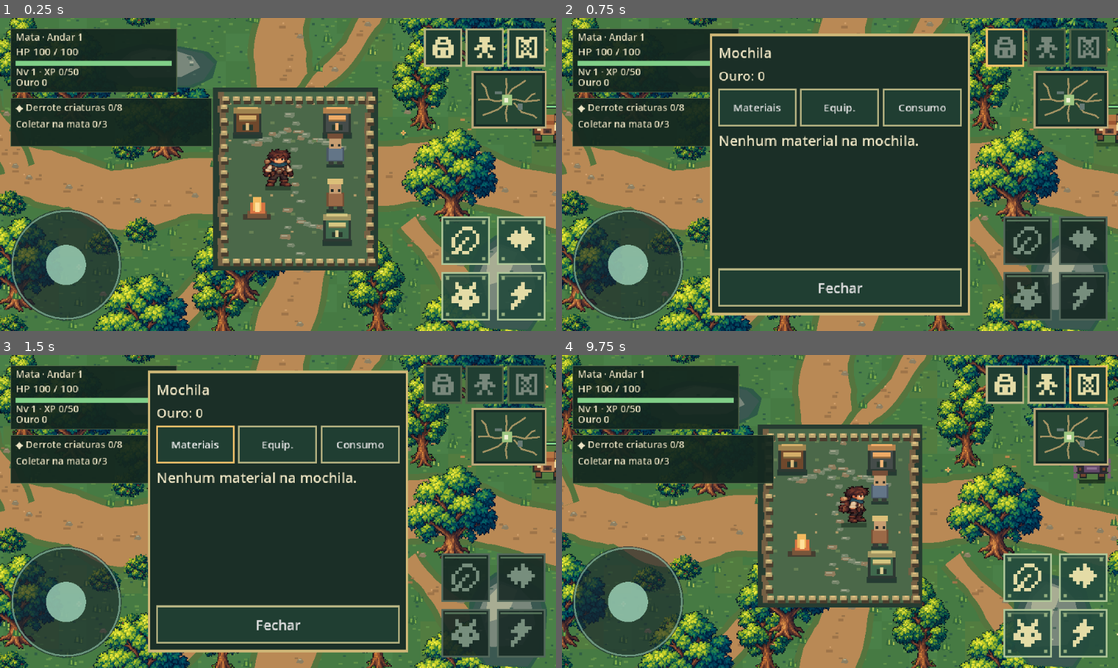
Above: before the commit, frames 1-4 (two rows, left to right).
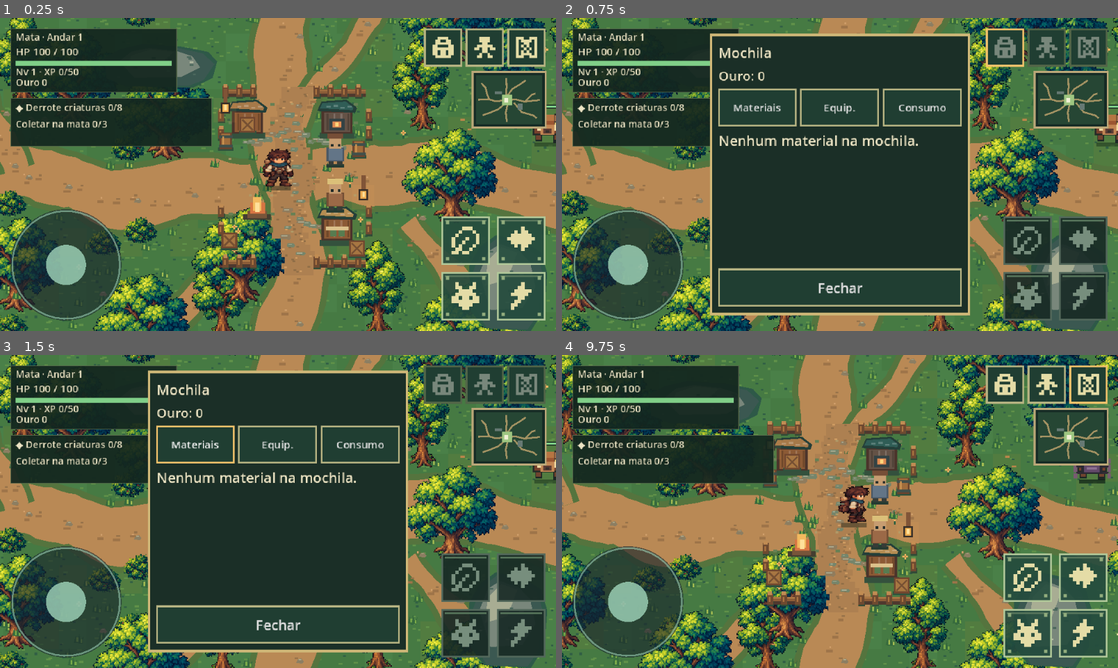
Above: after the commit, the same moments.

Repository: thiagohugo12-dotcom/arveon
Game: Godot game, scene res://scenes/main.tscn
Same seed, same stepped clock (60 frames per second), same inputs: the game is played once before the commit and once after it.
Inputs (mouse positions are in pixels of both pictures, inside the frame that each line leads up to):
- Up to frame 1 (0.25 s): no input
- Up to frame 2 (0.75 s): click (1006, 46) at 0.52 s
- Up to frame 3 (1.5 s): click "Materiais" at 1.25 s
- Up to frame 4 (9.75 s): click "Equip." at 2 s; click "Consumo" at 2.75 s; click "Fechar" at 3.5 s; click (1045, 383) at 4.27 s; click "Personagem" at 5 s; click "Habilidades" at 5.75 s; click "Fechar · C / Esc" at 6.5 s; click (1090, 383) at 7.27 s; tap Enter at 8 s; drag from (628, 602) to (895, 442) at 8.02 s; drag from (1029, 577) to (812, 574) at 8.77 s; tap Space at 9.5 s; move the mouse to (1084, 577) at 9.52 s; hold D (move_right) from 9.53 s (still down); hold E (interact) from 9.53 s (still down); click (1084, 577) at 9.67 s

The runs differ from the first frame. In frame 1, 13% of the frame differs, in the area x 38-68%, y 21-82%; in frame 2, nothing differs; in frame 3, nothing differs; in frame 4, 12%.

Commit message:
Renew safe refuge with wooden stalls, props and warm lanterns

Diff:
--- a/scripts/presentation/floor_view.gd
+++ b/scripts/presentation/floor_view.gd
@@ -255,12 +255,21 @@
 
 func _draw_camp() -> void:
 	var area := SafeCamp.AREA
-	# Warm, protected clearing. The fence is visual; physics remain unchanged.
-	draw_rect(area.grow(5), Color("#263c31"))
-	for y in range(int(area.position.y), int(area.end.y), 8):
-		var edge := _hash(y, 47) % 5
-		draw_rect(Rect2(area.position.x + edge, y, area.size.x - edge * 2, 8), Color("#756044"))
-		draw_rect(Rect2(area.position.x + 7 + edge, y, area.size.x - 14 - edge * 2, 8), Color("#4b6849"))
+	# A sheltered clearing keeps the forest floor visible and the paths open.
+	for y in range(int(area.position.y) - 6, int(area.end.y) + 6, 7):
+		var extent := 13 + _hash(y, 47) % 9
+		var center := 557 + sin(float(y) * 0.06) * 8.0
+		draw_rect(Rect2(center - extent, y, extent * 2, 7), Color("#ad8051"))
+		for n in range(3):
+			var at := Vector2(center + _hash(y, n) % (extent * 2) - extent, y + _hash(n, y) % 6)
+			draw_rect(Rect2(at, Vector2(3, 2)), Color("#cf9c62") if n == 0 else Color("#906e47"))
+	for n in range(50):
+		var at := area.position + Vector2(8 + _hash(n, 115) % 165, 8 + _hash(n, 116) % 183)
+		if absf(at.x - 557.0) > 29.0:
+			if n % 6 == 0:
+				_draw_flower(at, n)
+			else:
+				_draw_grass(at, n)
 	# Scattered worn flagstones suggest routes between stations while grass remains visible.
 	for n in range(18):
 		var center := Vector2(556 + _hash(n, 71) % 21 - 10, 369 + n * 10)
@@ -276,15 +285,21 @@
 				draw_rect(Rect2(x, y, 5, 3), Color("#678054"))
 			elif _hash(x, y) % 4 == 0:
 				draw_rect(Rect2(x, y, 3, 2), Color("#b09a68"))
-	for x in range(int(area.position.x) + 6, int(area.end.x) - 5, 12):
-		for y in [int(area.position.y) + 5, int(area.end.y) - 8]:
-			_draw_fence(Vector2(x, y))
-	for y in range(int(area.position.y) + 15, int(area.end.y) - 10, 15):
-		for x in [int(area.position.x) + 4, int(area.end.x) - 8]:
-			_draw_fence(Vector2(x, y))
-	_draw_station(SafeCamp.STATIONS["Baú"], Color("#6f482c"), Color("#d4ae69"))
-	_draw_station(SafeCamp.STATIONS["Ferreiro"], Color("#454c4a"), Color("#efab66"))
-	_draw_station(SafeCamp.STATIONS["Vendedor"], Color("#40694d"), Color("#d6c681"))
+	for segment: Vector2 in [Vector2(478, 515), Vector2(583, 641)]:
+		_draw_rail(Vector2(segment.x, 352), segment.y - segment.x)
+		_draw_rail(Vector2(segment.x, 548), segment.y - segment.x)
+	for y in [380, 400, 490, 510]:
+		_draw_fence(Vector2(473, y))
+		_draw_fence(Vector2(643, y))
+	_draw_camp_stall(SafeCamp.STATIONS["Baú"], 0)
+	_draw_camp_stall(SafeCamp.STATIONS["Ferreiro"], 1)
+	_draw_camp_stall(SafeCamp.STATIONS["Vendedor"], 2)
+	_draw_barrel(Vector2(480, 411))
+	_draw_barrel(Vector2(633, 420))
+	_draw_crate(Vector2(484, 526))
+	_draw_crate(Vector2(631, 535))
+	_draw_lantern(Vector2(479, 374))
+	_draw_lantern(Vector2(638, 474))
 	_draw_npc(Vector2(606, 423), Color("#637587"), Color("#764e37"))
 	_draw_npc(Vector2(606, 475), Color("#9b6947"), Color("#dbc079"))
 	_draw_fire(Vector2(516, 492))
@@ -302,9 +317,68 @@
 	draw_rect(Rect2(at + Vector2(left + 2, 1), Vector2(maxi(2, w - 6), 1)), Color("#aeb096"))
 
 func _draw_fence(at: Vector2) -> void:
-	draw_rect(Rect2(at + Vector2(1, 3), Vector2(8, 6)), Color("#493d2e"))
-	draw_rect(Rect2(at + Vector2(0, 0), Vector2(8, 5)), Color("#baa570"))
-	draw_rect(Rect2(at + Vector2(2, 0), Vector2(4, 2)), Color("#e1c282"))
+	draw_rect(Rect2(at + Vector2(-2, 5), Vector2(8, 6)), Color("#334b37"))
+	draw_rect(Rect2(at + Vector2(-2, -4), Vector2(7, 13)), Color("#6e4930"))
+	draw_rect(Rect2(at + Vector2(-1, -6), Vector2(5, 4)), Color("#c18c53"))
+	draw_rect(Rect2(at + Vector2(0, 0), Vector2(2, 6)), Color("#a97240"))
+
+func _draw_rail(at: Vector2, length: float) -> void:
+	draw_rect(Rect2(at + Vector2(0, 4), Vector2(length, 5)), Color("#4f382e"))
+	draw_rect(Rect2(at, Vector2(length, 5)), Color("#8c5d38"))
+	draw_rect(Rect2(at + Vector2(0, 1), Vector2(length, 1)), Color("#b9844a"))
+	for x in range(0, int(length) + 1, 16):
+		_draw_fence(at + Vector2(x, 0))
+
+func _draw_barrel(at: Vector2) -> void:
+	draw_rect(Rect2(at + Vector2(-9, 8), Vector2(18, 4)), Color("#31523d"))
+	draw_rect(Rect2(at + Vector2(-7, -9), Vector2(14, 19)), Color("#6b432d"))
+	draw_rect(Rect2(at + Vector2(-5, -8), Vector2(10, 16)), Color("#a06d3c"))
+	for y in [-6, 5]:
+		draw_rect(Rect2(at + Vector2(-8, y), Vector2(16, 3)), Color("#40504b"))
+	draw_rect(Rect2(at + Vector2(-4, -5), Vector2(2, 10)), Color("#cc9351"))
+
+func _draw_crate(at: Vector2) -> void:
+	draw_rect(Rect2(at + Vector2(-10, 7), Vector2(20, 4)), Color("#31523d"))
+	draw_rect(Rect2(at + Vector2(-9, -9), Vector2(18, 18)), Color("#71472f"))
+	draw_rect(Rect2(at + Vector2(-7, -7), Vector2(14, 14)), Color("#a77642"))
+	draw_line(at + Vector2(-6, -6), at + Vector2(6, 6), Color("#765033"), 2)
+	draw_line(at + Vector2(6, -6), at + Vector2(-6, 6), Color("#765033"), 2)
+
+func _draw_lantern(at: Vector2) -> void:
+	draw_rect(Rect2(at + Vector2(-13, -12), Vector2(26, 28)), Color(1.0, 0.69, 0.31, 0.08))
+	draw_rect(Rect2(at + Vector2(-2, -23), Vector2(5, 19)), Color("#805437"))
+	draw_rect(Rect2(at + Vector2(-5, -7), Vector2(11, 13)), Color("#382f28"))
+	draw_rect(Rect2(at + Vector2(-3, -5), Vector2(7, 9)), Color("#efad4f"))
+	draw_rect(Rect2(at + Vector2(-1, -4), Vector2(3, 6)), Color("#ffe19a"))
+
+func _draw_camp_stall(at: Vector2, kind: int) -> void:
+	var wood := Color("#8c5a35") if kind != 1 else Color("#645246")
+	var roof := Color("#a67949") if kind == 0 else Color("#305d56") if kind == 1 else Color("#b58d52")
+	draw_rect(Rect2(at + Vector2(-20, 11), Vector2(40, 7)), Color("#34513d"))
+	draw_rect(Rect2(at + Vector2(-18, -16), Vector2(36, 28)), Color("#4b342b"))
+	draw_rect(Rect2(at + Vector2(-15, -12), Vector2(30, 22)), wood)
+	for x in [-12, -4, 4, 12]:
+		draw_rect(Rect2(at + Vector2(x, -11), Vector2(2, 19)), wood.lightened(0.17) if x % 3 else wood.darkened(0.2))
+	draw_colored_polygon(PackedVector2Array([
+		at + Vector2(-23, -14), at + Vector2(-18, -25),
+		at + Vector2(11, -27), at + Vector2(23, -18), at + Vector2(21, -12)
+	]), Color("#243f39"))
+	draw_colored_polygon(PackedVector2Array([
+		at + Vector2(-20, -17), at + Vector2(-17, -23),
+		at + Vector2(10, -25), at + Vector2(19, -18), at + Vector2(18, -15)
+	]), roof)
+	for x in range(-12, 16, 8):
+		draw_rect(Rect2(at + Vector2(x, -20 + x % 3), Vector2(5, 2)), roof.lightened(0.22))
+	if kind == 0:
+		_draw_crate(at + Vector2(0, 2))
+	elif kind == 1:
+		draw_rect(Rect2(at + Vector2(-9, -5), Vector2(18, 13)), Color("#334244"))
+		draw_rect(Rect2(at + Vector2(-5, -2), Vector2(10, 7)), Color("#df8951"))
+		draw_rect(Rect2(at + Vector2(-2, -1), Vector2(4, 5)), Color("#ffd77c"))
+	else:
+		draw_rect(Rect2(at + Vector2(-13, -4), Vector2(26, 4)), Color("#dcc18b"))
+		for x in [-8, 2]:
+			draw_rect(Rect2(at + Vector2(x, 0), Vector2(7, 7)), Color("#577c50"))
 
 func _draw_station(at: Vector2, base: Color, accent: Color) -> void:
 	draw_rect(Rect2(at + Vector2(-17, 11), Vector2(34, 7)), Color("#253b32"))
--- a/tests/mobile_capture.gd
+++ b/tests/mobile_capture.gd
@@ -20,7 +20,7 @@
 	if result != OK:
 		push_error("Screenshot failed: " + name)
 		quit(1)
-	if name.begins_with("forest_pass_"):
+	if name.begins_with("forest_pass_") or name == "960x540_world":
 		# Small review copy in CI logs when artifact downloads are unavailable.
 		if name == "forest_pass_960x540":
 			frame.resize(640, 360, Image.INTERPOLATE_NEAREST)
